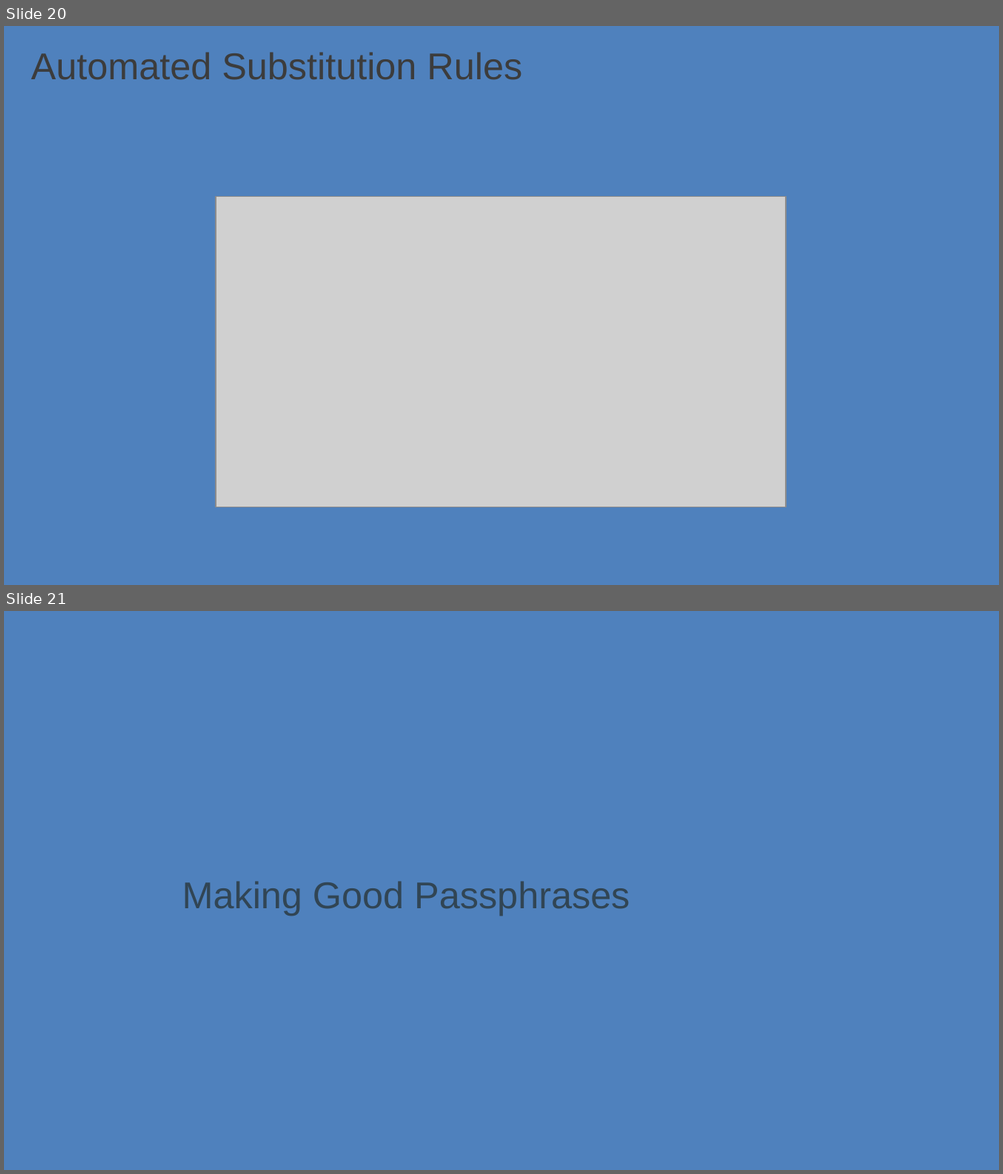
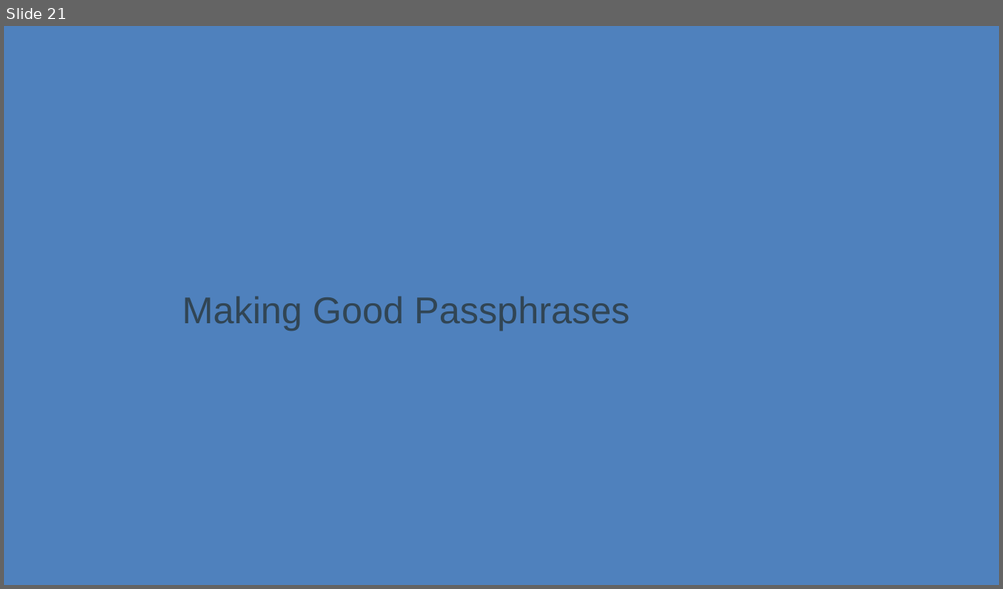
Before and after one commit to r00k5A58/Talk-Slides, a slide deck: password-complexity.odp. Shown one above the other, each under a label of ours: slides 20 and 21 before the commit, slide 21 after it. The pictures are 1003x1174 and 1003x589 pixels, drawn with LibreOffice and Linux fonts; fonts in the diff are those of the drawing; grey boxes stand for pictures. Boxes give left, top, right and bottom in pixels: in the first picture for what was removed or moved away, otherwise in the second. Text is boxed around its words. In the diff, an @@ line names an element or a change of style, - is before the commit and + after.

```diff
--- a/password-complexity.odp
+++ b/password-complexity.odp
@@ slide 20 removed at [4, 26, 999, 585], background #4F81BD @@
@@ title removed at [31, 52, 522, 80] @@
-Automated Substitution Rules
@@ picture removed at [216, 196, 785, 506] @@
```
Also in this commit, not shown: 1 slide added.
